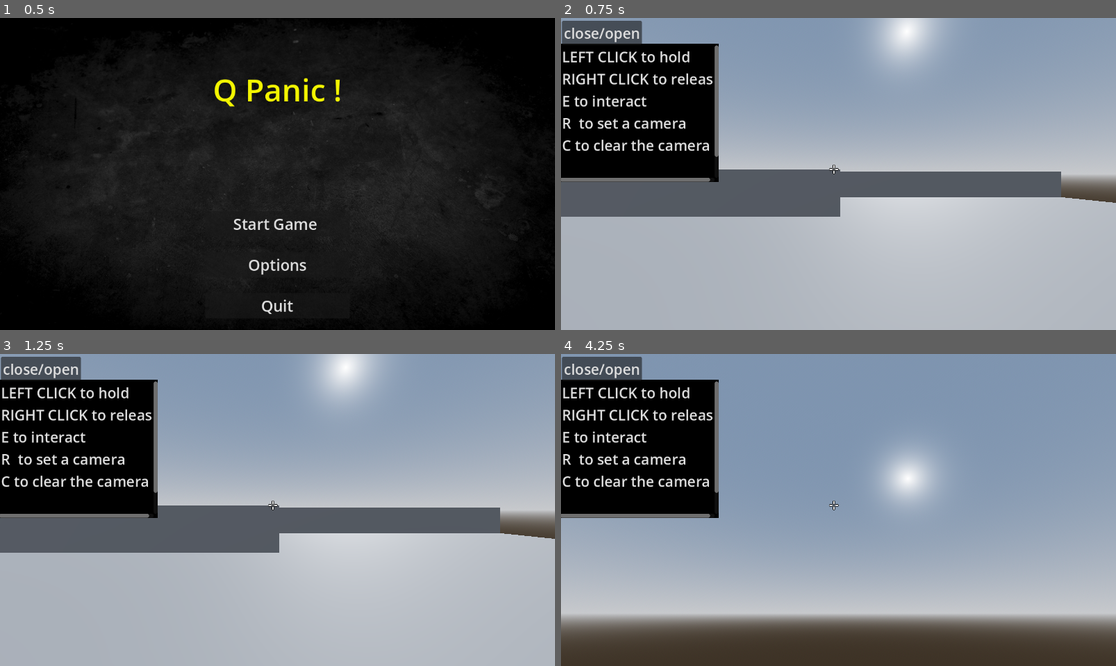
Above: before the commit, frames 1-4 (two rows, left to right).
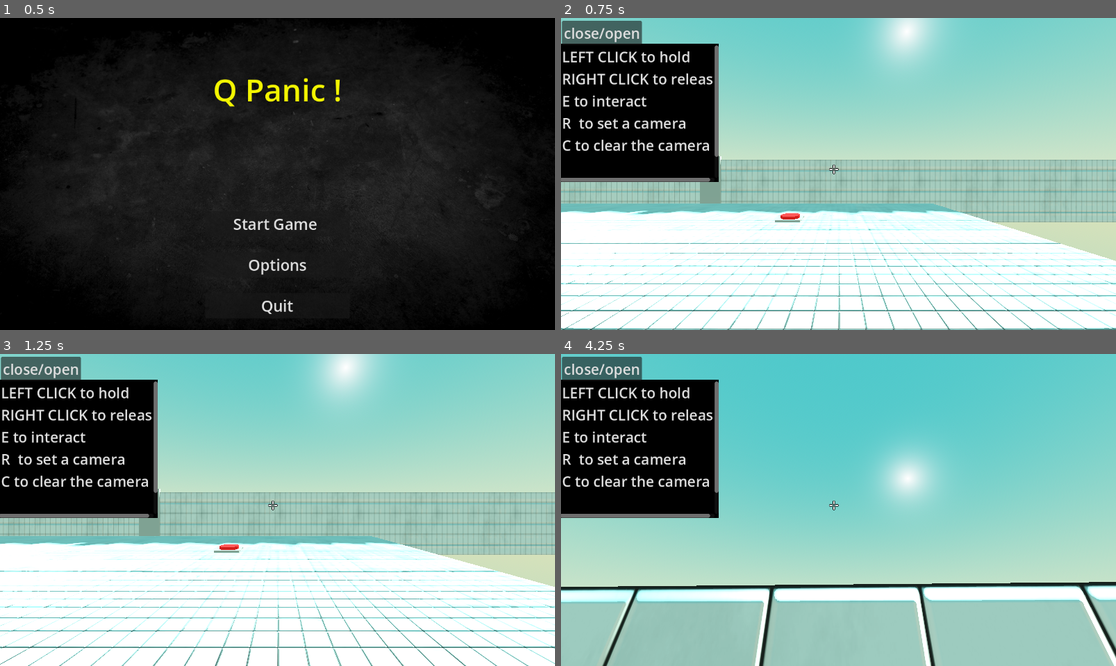
Above: after the commit, the same moments.

Repository: AntoninHUDRY/Q_panic
Game: Godot game, scene res://Menu/main_menu.tscn
Same seed, same stepped clock (60 frames per second), same inputs: the game is played once before the commit and once after it. This scene is started directly instead of the project's main scene.
Inputs (mouse positions are in pixels of both pictures, inside the frame that each line leads up to):
- Up to frame 1 (0.5 s): no input
- Up to frame 2 (0.75 s): click "Start Game" at 0.5 s
- Up to frame 3 (1.25 s): no input
- Up to frame 4 (4.25 s): tap Enter at 1.25 s; move the mouse to (866, 510) at 1.27 s; hold W (up) from 1.28 s (still down); tap C (clear_minicam) at 1.35 s; click (866, 510) at 1.42 s; tap Space (jump) at 1.52, 2.27, 3.77 s; move the mouse to (810, 510) at 2.02 s; tap Ctrl (crouch) at 2.1 s; move the mouse to (849, 503) at 2.77 s; press the mouse at (849, 503) at 2.78 s; move the mouse to (832, 516) at 3.52 s; release the mouse at (832, 516) at 3.53 s; tap E (interact) at 3.6 s; click (832, 516) at 3.67 s

Frame 1 is identical in both runs. In frame 2, 84% of the frame differs, in the area x 0-100%, y 0-100%; in frame 3, 84%; in frame 4, 86%.

Commit message:
Added main menu to level 1
Functional, but should add a resume option

Diff:
--- a/Menu/main_menu.gd
+++ b/Menu/main_menu.gd
@@ -1,7 +1,7 @@
 class_name MainMenu
 extends Control
 
-@onready var start_level = preload("res://CameraTest.tscn") as PackedScene
+@onready var start_level = preload("res://level/level 1/level1.tscn") as PackedScene
 
 @onready var start_button = $MarginContainer/VBoxContainer/Start as Button
 @onready var options_button = $MarginContainer/VBoxContainer/Options as Button
--- a/character/player.gd
+++ b/character/player.gd
@@ -34,6 +34,10 @@
 	main_camera.mini_camera = mini_camera
 	quantum_controller.cameras.append(main_camera)
 	quantum_controller.cameras.append(mini_camera.camera)
+
+func _process(delta):
+	if Input.is_action_just_pressed("exit_game"):
+		get_tree().change_scene_to_file("res://Menu/main_menu.tscn")
 
 func _physics_process(delta):
 
--- a/project.godot
+++ b/project.godot
@@ -81,6 +81,11 @@
 "events": [Object(InputEventMouseButton,"resource_local_to_scene":false,"resource_name":"","device":-1,"window_id":0,"a …(259 unchanged characters)…
 ]
 }
+exit_game={
+"deadzone": 0.5,
+"events": [Object(InputEventKey,"resource_local_to_scene":false,"resource_name":"","device":-1,"window_id":0,"alt_pressed":false,"shift_pressed":false,"ctrl_pressed":false,"meta_pressed":false,"pressed":false,"keycode":0,"physical_keycode":4194305,"key_label":0,"unicode":0,"echo":false,"script":null)
+]
+}
 
 [layer_names]
 
Not shown: 1 places in CameraTest.tscn that only renumber resources
Not shown: 1 places in level/level 1/level1.tscn that only renumber resources
